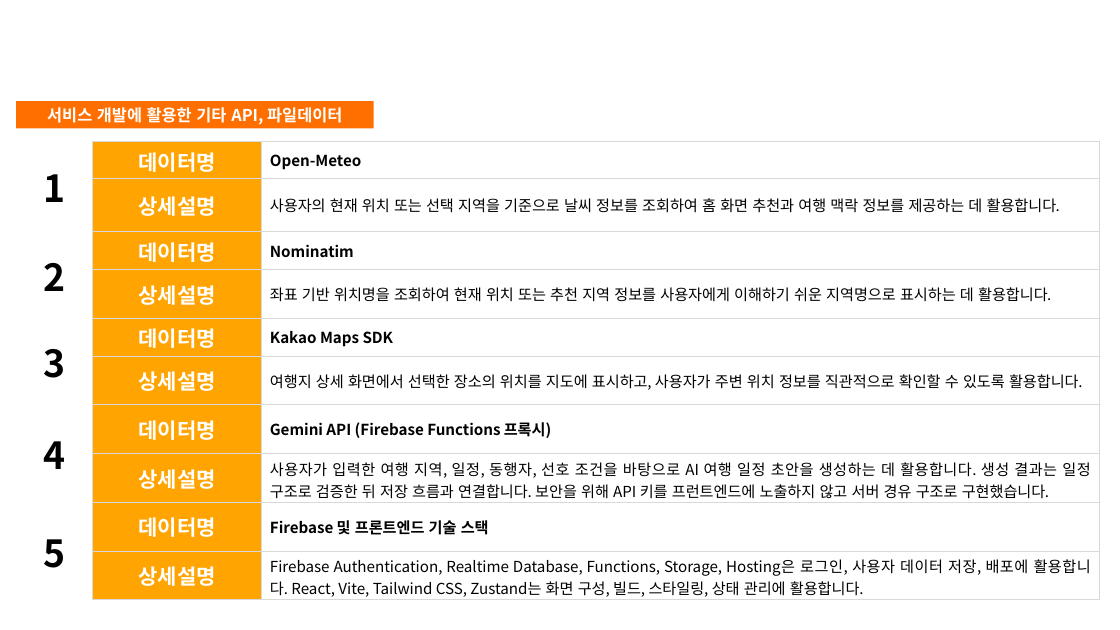
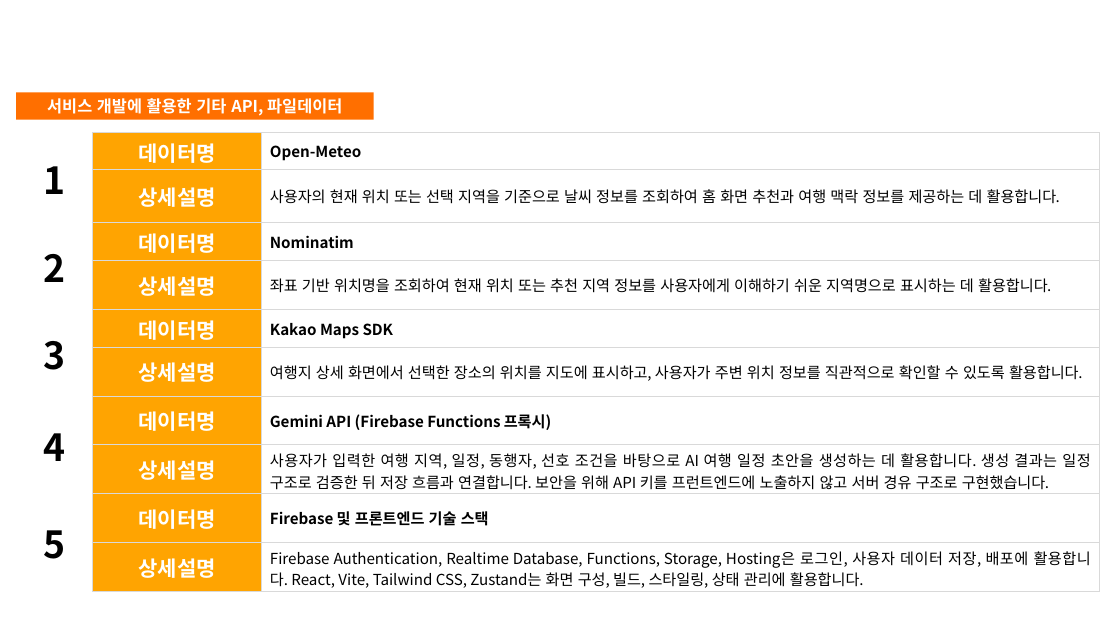
Before and after one commit to dorigum/CodeTrip-firebase-log, a slide deck: slide 12 of output/contest/2026 관광데이터 활용 공모전 웹앱 개발 부문 기능설명서 최종_CodeTrip(구도연).pptx (slide 11 before the commit). Drawn at 1120x630 pixels with LibreOffice and Linux fonts; fonts in the diff are those of the drawing; background and template pictures are left out. Boxes give left, top, right and bottom in pixels: in the first picture for what was removed or moved away, otherwise in the second. Text is boxed around its words. In the diff, an @@ line names an element or a change of style, - is before the commit and + after.

```diff
--- a/output/contest/2026 관광데이터 활용 공모전 웹앱 개발 부문 기능설명서 최종_CodeTrip(구도연).pptx
+++ b/output/contest/2026 관광데이터 활용 공모전 웹앱 개발 부문 기능설명서 최종_CodeTrip(구도연).pptx
@@ rectangle "서비스 개발에 활용한 기타 API, ...": place and size @@
-rectangle "서비스 개발에 활용한 기타 API, ..." at (16, 101, 374, 129)
+rectangle "서비스 개발에 활용한 기타 API, ..." at (16, 92, 374, 120)
@@ table: place and size @@
-table at (16, 142, 1099, 610)
+table at (16, 133, 1099, 601)
```
Also in this commit, not shown: 7 other slides changed, 1 slide added, 1 other file.
